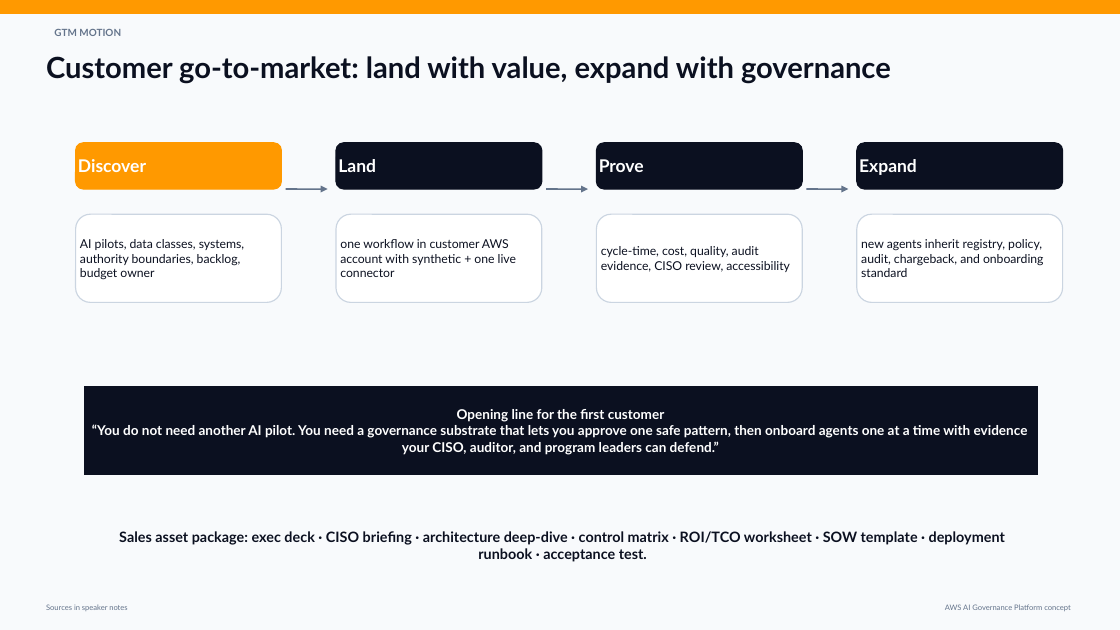
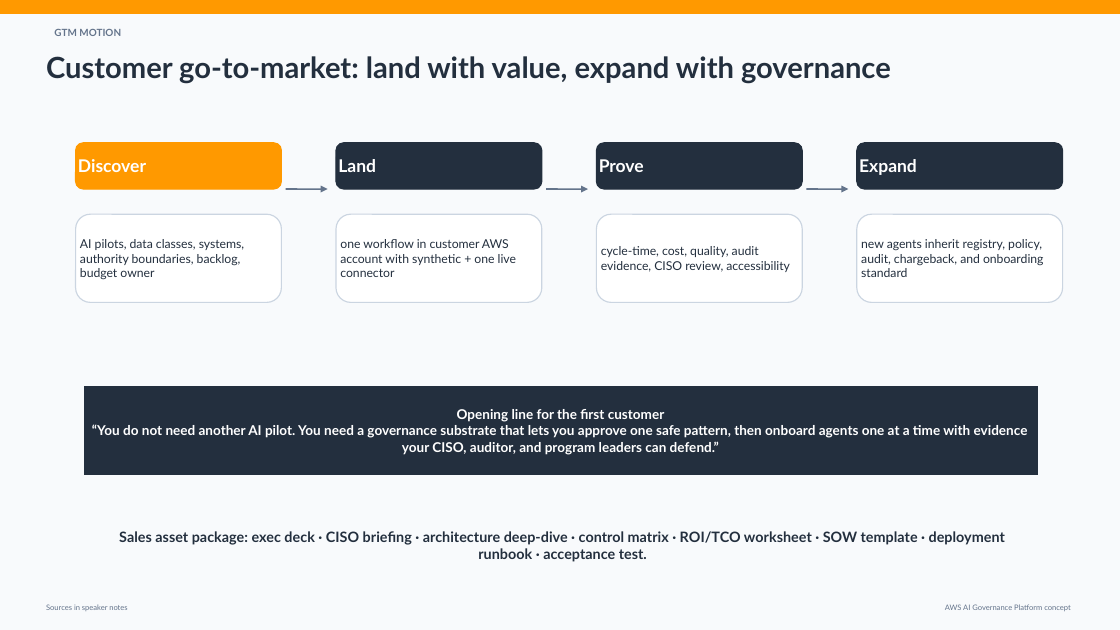
Before and after one commit to virtualryder/aegis-ai-governance-platform-aws, a slide deck: slide 13 of aws_ai_governance_platform_gtm_deck.pptx (slide 14 before the commit). Drawn at 1120x630 pixels with LibreOffice and Linux fonts; fonts in the diff are those of the drawing. Boxes give left, top, right and bottom in pixels: in the first picture for what was removed or moved away, otherwise in the second. Text is boxed around its words. In the diff, an @@ line names an element or a change of style, - is before the commit and + after.

```diff
--- a/aws_ai_governance_platform_gtm_deck.pptx
+++ b/aws_ai_governance_platform_gtm_deck.pptx
@@ fill #0B1020 to #232F3E; outline #0B1020 1 pt to #232F3E 1 pt in 3 elements at (336,143,542,189), (597,143,802,189), (857,143,1063,189) @@
@@ rectangle "Opening line for the first ..." at (84,386,1038,475): fill #0B1020 to #232F3E; outline #0B1020 0.75 pt to #232F3E 0.75 pt @@
@@ text colour #0B1020 to #232F3E in 6 elements at (46,56,891,84), (76,214,281,302), (336,214,542,302), (597,214,802,302), (857,214,1063,302), (119,531,1005,562) @@
```
Also in this commit, not shown: 13 other slides changed, 2 slides removed, 33 other files.
